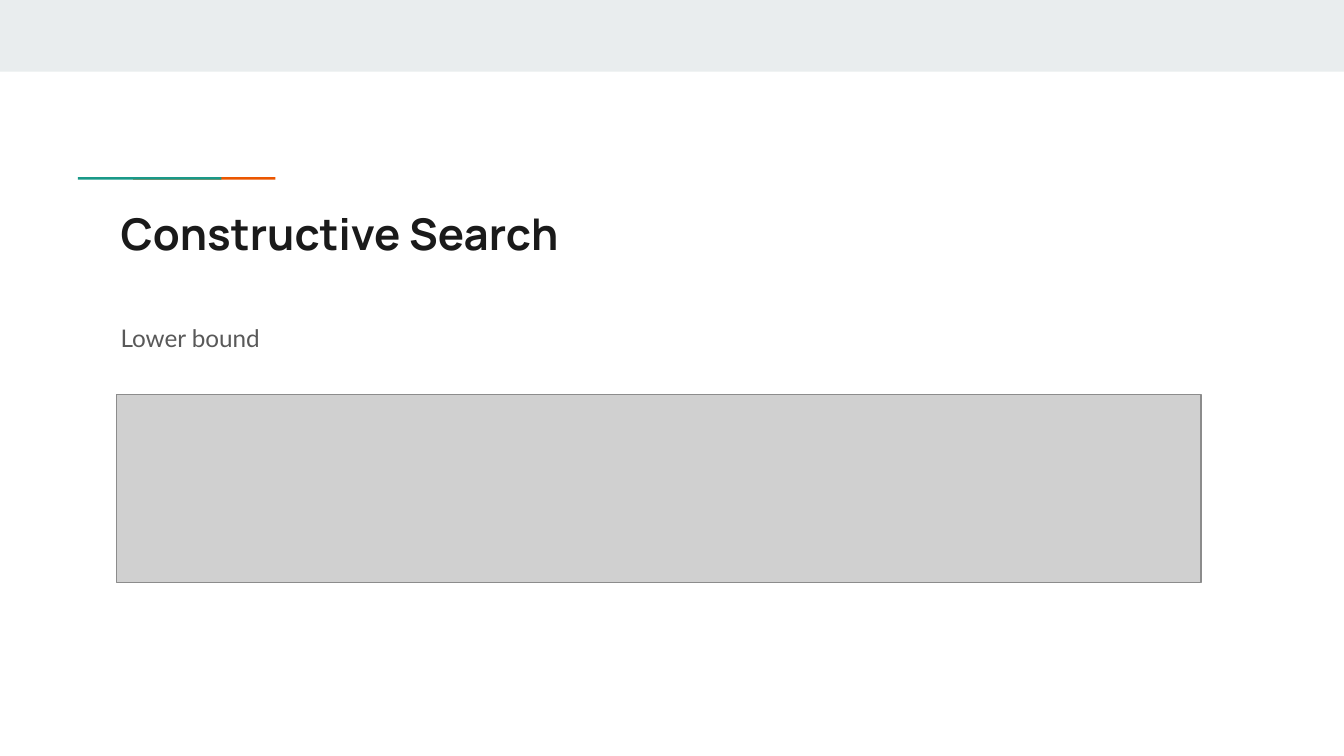
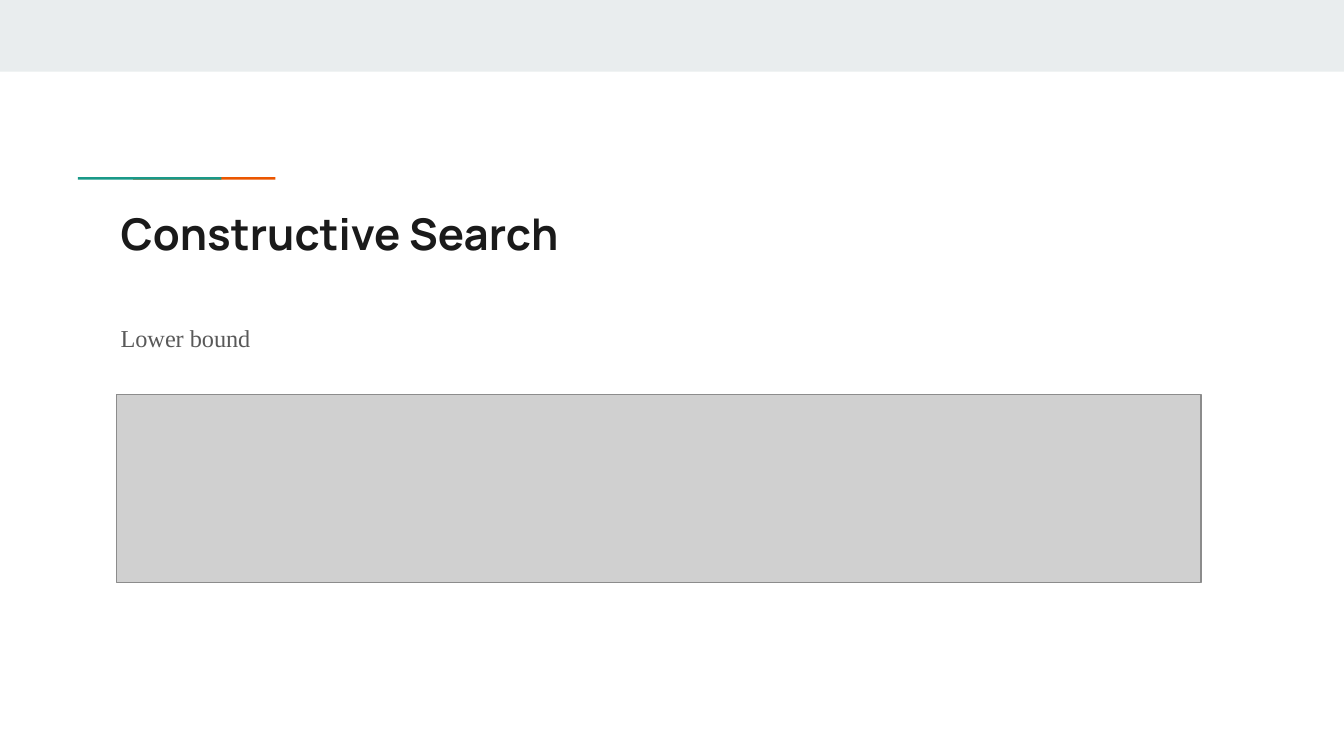
Before and after one commit to GayathriRangu/SIGEVO-Summer-School-S3-2024, a slide deck: slide 11 of presentation_team_2024.pptx. Drawn at 1344x756 pixels with LibreOffice and Linux fonts; fonts in the diff are those of the drawing; grey boxes stand for pictures. Boxes give left, top, right and bottom in pixels: in the first picture for what was removed or moved away, otherwise in the second. Text is boxed around its words. In the diff, an @@ line names an element or a change of style, - is before the commit and + after.

```diff
--- a/presentation_team_2024.pptx
+++ b/presentation_team_2024.pptx
@@ text "Lower bound" at <box>121,330,251,347</box>: font Lato to Times New Roman @@
```
Also in this commit, not shown: 8 other slides changed, 1 slide added, 3 other files.
